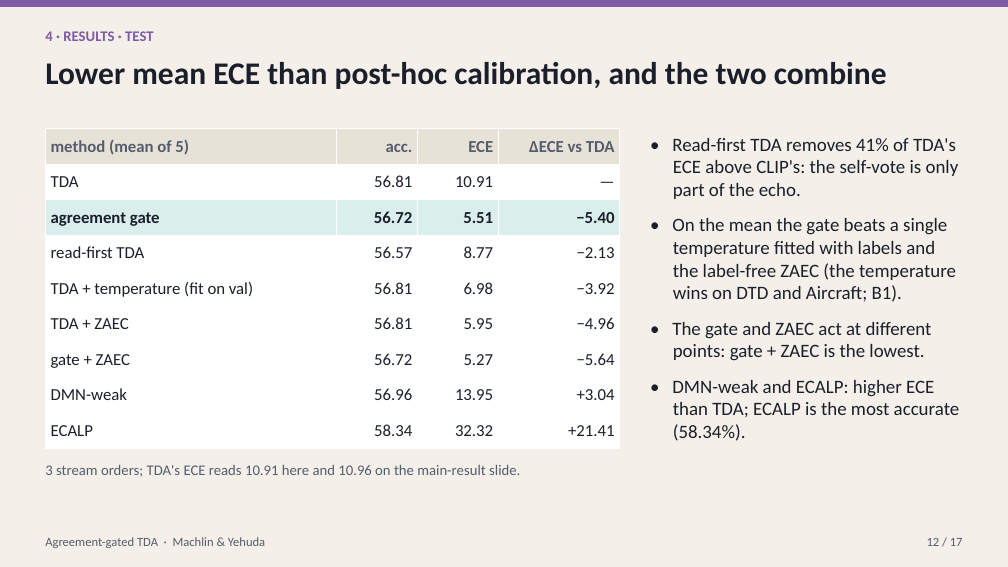
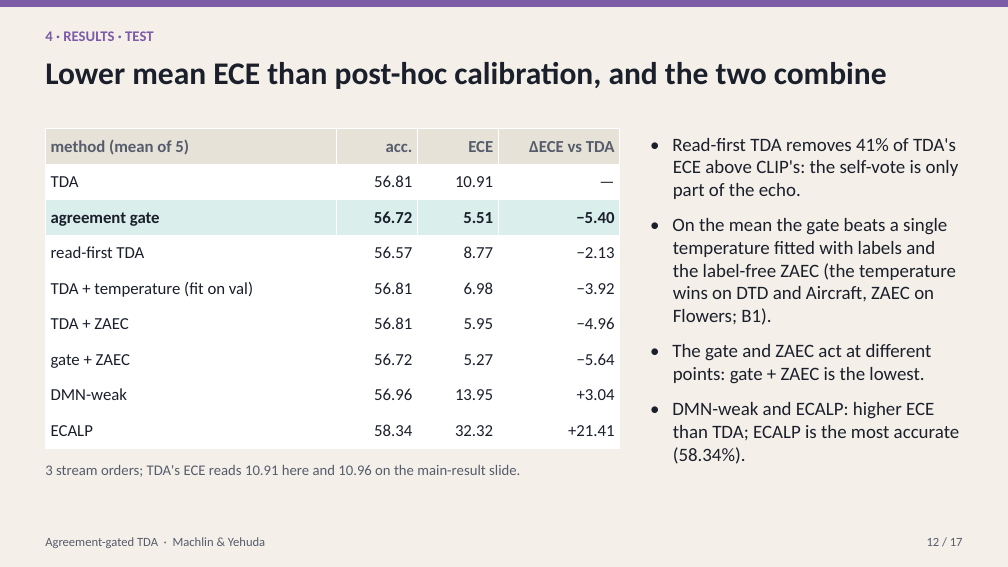
Before and after one commit to macwave12/deep_project_calibration_aware_tta, a slide deck: slide 12 of presentation/calibration_aware_tta.pptx. Drawn at 1008x567 pixels with LibreOffice and Linux fonts; fonts in the diff are those of the drawing. Boxes give left, top, right and bottom in pixels: in the first picture for what was removed or moved away, otherwise in the second. Text is boxed around its words. In the diff, an @@ line names an element or a change of style, - is before the commit and + after.

```diff
--- a/presentation/calibration_aware_tta.pptx
+++ b/presentation/calibration_aware_tta.pptx
@@ text at (672, 218, 956, 325): text changed @@
-• On the mean the gate beats a single temperature fitted with labels and the label-free ZAEC (the temperature wins on DTD and Aircraft; B1).
+• On the mean the gate beats a single temperature fitted with labels and the label-free ZAEC (the temperature wins on DTD and Aircraft, ZAEC on Flowers; B1).
```
Also in this commit, not shown: 13 other slides changed, 21 other files.
